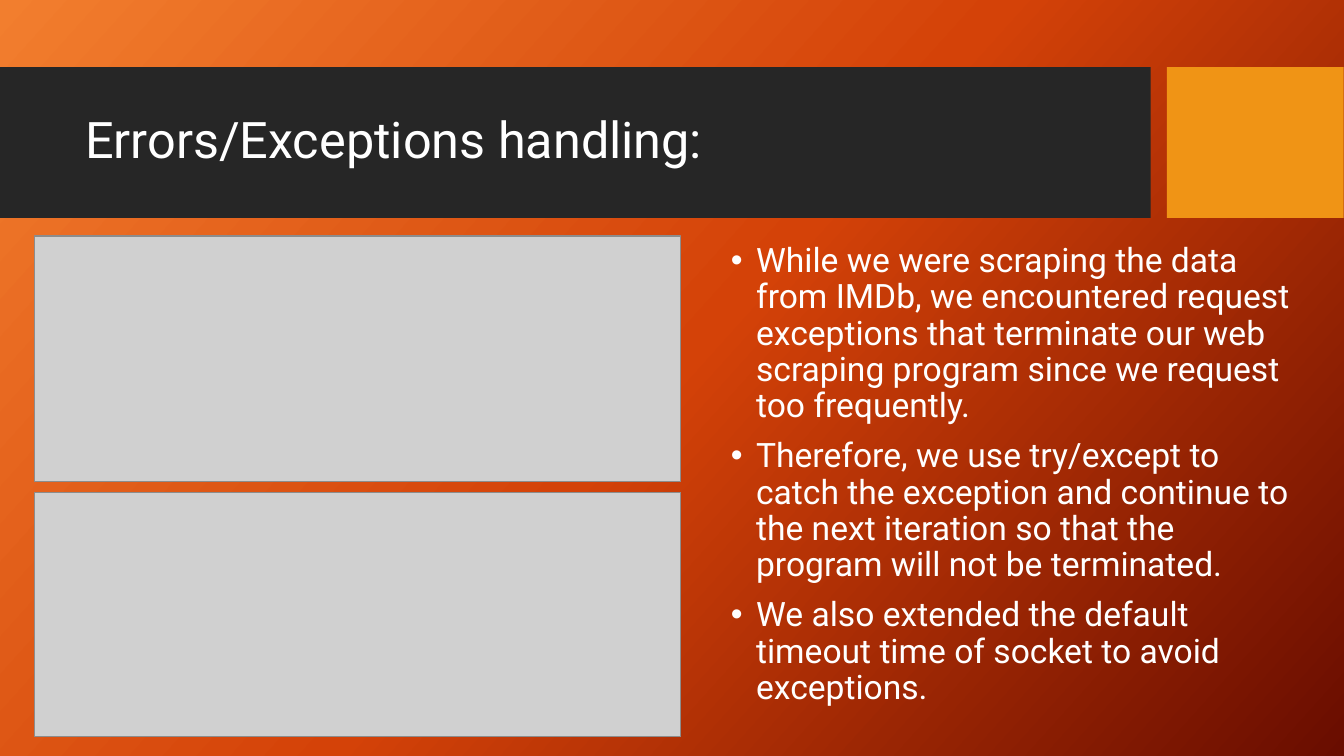
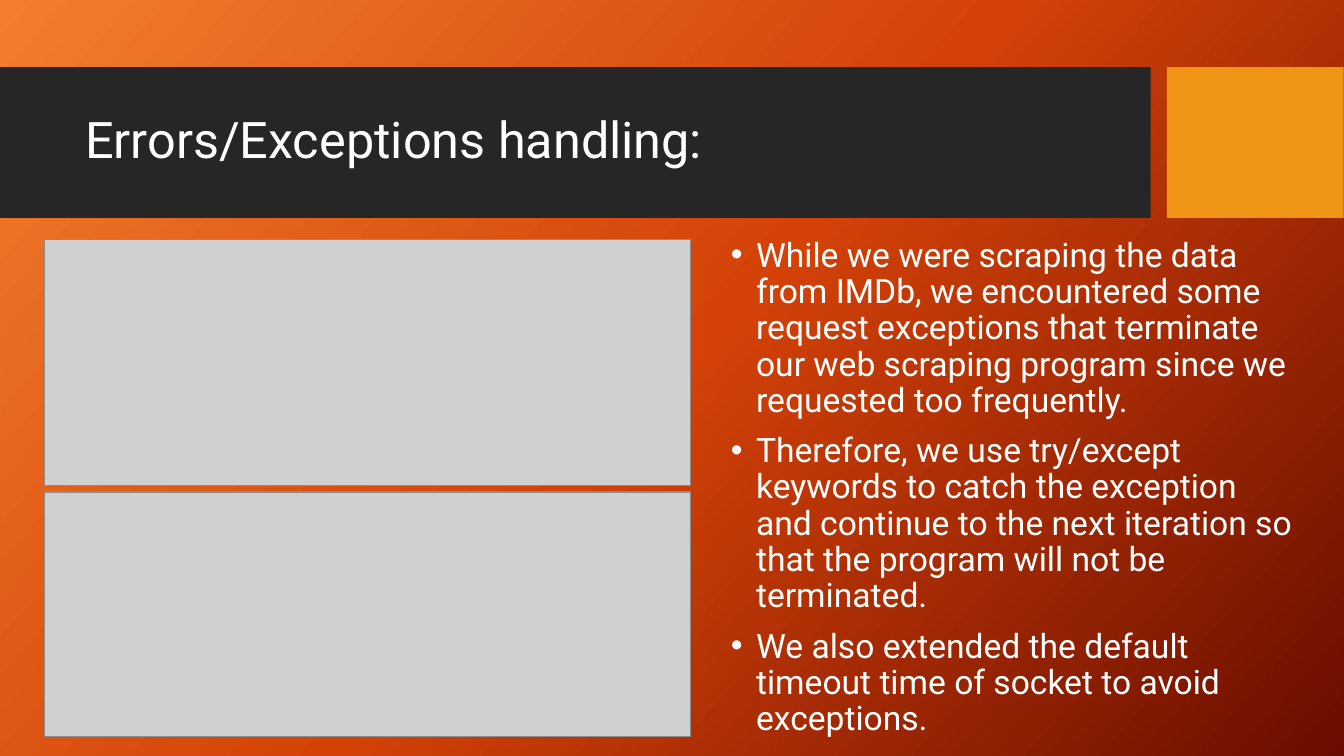
Before and after one commit to ymart1n/ML-Research-Repo, a slide deck: slide 4 of Homework 2/hw2-pre.pptx. Drawn at 1344x756 pixels with LibreOffice and Linux fonts; fonts in the diff are those of the drawing; grey boxes stand for pictures; background and template pictures are left out. Boxes give left, top, right and bottom in pixels: in the first picture for what was removed or moved away, otherwise in the second. Text is boxed around its words. In the diff, an @@ line names an element or a change of style, - is before the commit and + after.

```diff
--- a/Homework 2/hw2-pre.pptx
+++ b/Homework 2/hw2-pre.pptx
@@ picture: place and size @@
-picture at [35, 236, 682, 482]
+picture at [45, 240, 692, 486]
@@ text at [756, 241, 1292, 608]: text changed @@
-• While we were scraping the data from IMDb, we encountered request exceptions that terminate our web scraping program since we request too frequently.
-• Therefore, we use try/except to catch the exception and continue to the next iteration so that the program will not be terminated.
+• While we were scraping the data from IMDb, we encountered some request exceptions that terminate our web scraping program since we requested too frequently.
+• Therefore, we use try/except keywords to catch the exception and continue to the next iteration so that the program will not be terminated.
@@ picture: place and size @@
-picture at [35, 492, 682, 737]
+picture at [45, 492, 692, 737]
```
Also in this commit, not shown: 5 other slides changed, 1 other file.
